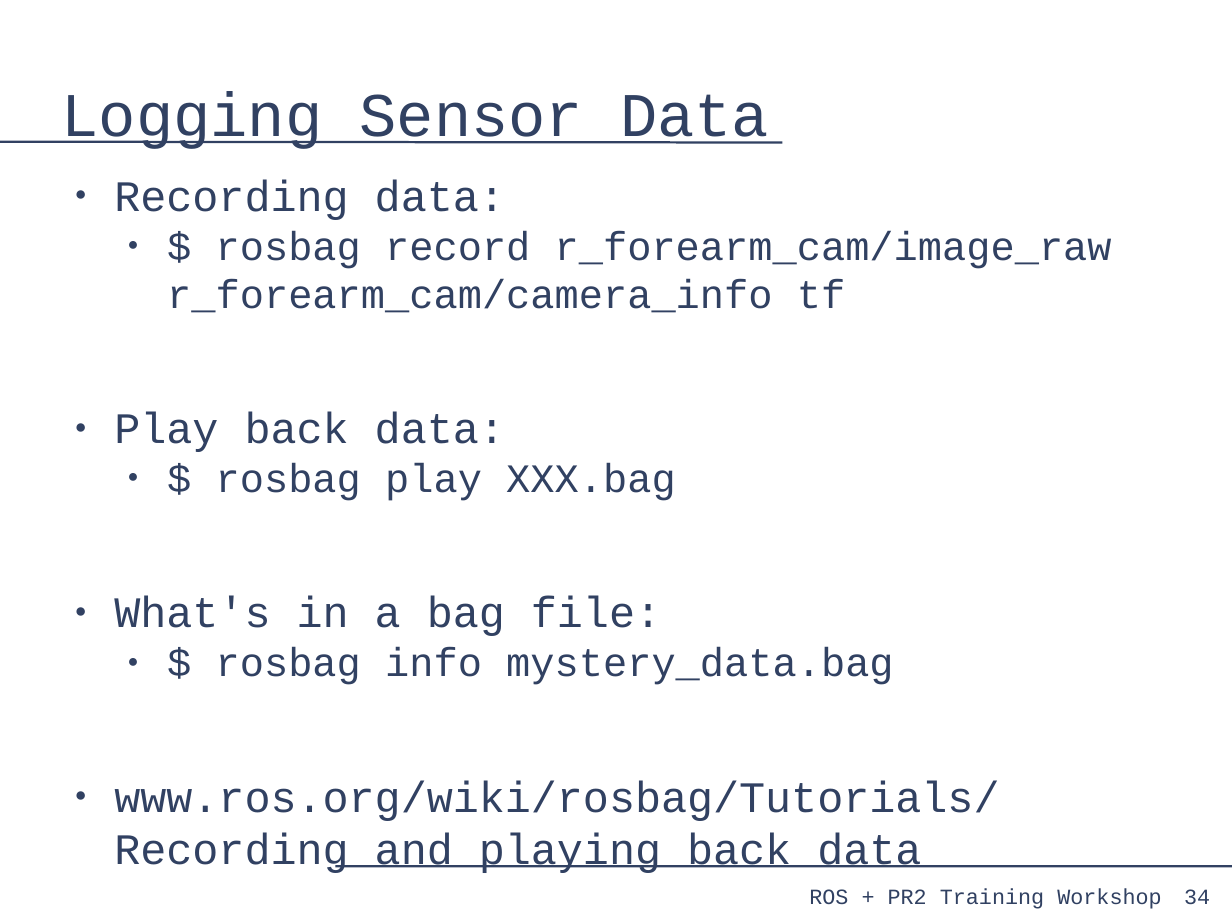
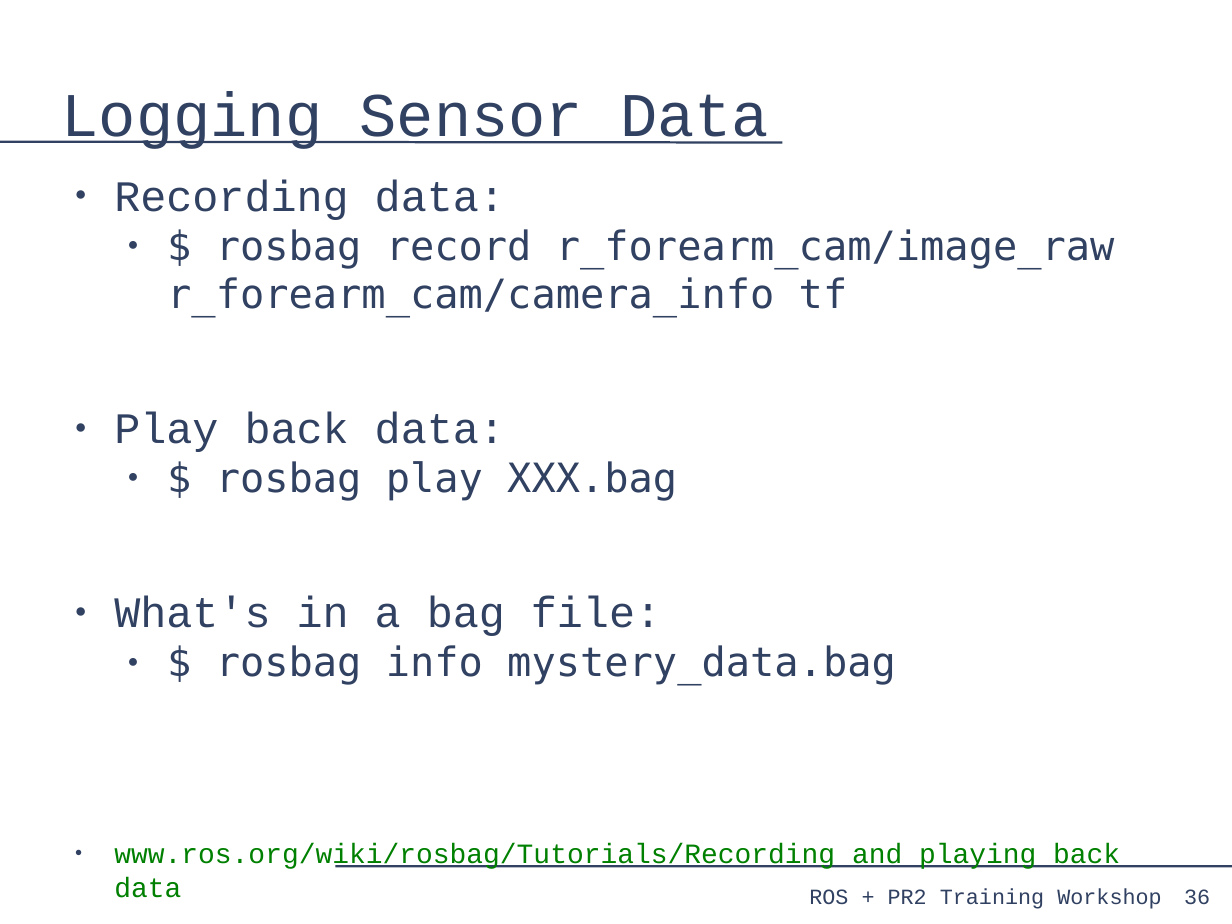
Before and after one commit to PR2/pr2_docs, a slide deck: slide 36 of pr2_training_workshop/processing_camera_data/slides.odp (slide 34 before the commit). Drawn at 1232x924 pixels with LibreOffice and Linux fonts; fonts in the diff are those of the drawing. Boxes give left, top, right and bottom in pixels: in the first picture for what was removed or moved away, otherwise in the second. Text is boxed around its words. In the diff, an @@ line names an element or a change of style, - is before the commit and + after.

```diff
--- a/pr2_training_workshop/processing_camera_data/slides.odp
+++ b/pr2_training_workshop/processing_camera_data/slides.odp
@@ text at [114,229,1120,869]: font Courier New to DejaVu Sans Mono in "$ rosbag record r_forearm_cam/image_raw r_forearm_cam/camera ...", "$ rosbag play XXX.bag", "$ rosbag info mystery_data.bag"; size 28 to 18 pt, text colour #314162 to #008000 in "www.ros.org/wiki/rosbag/Tutorials/Recording and playing back ..." @@
@@ page number at [1184,889,1210,905]: text changed @@
-34
+36
```
Also in this commit, not shown: 17 other slides changed, 2 slides added.
